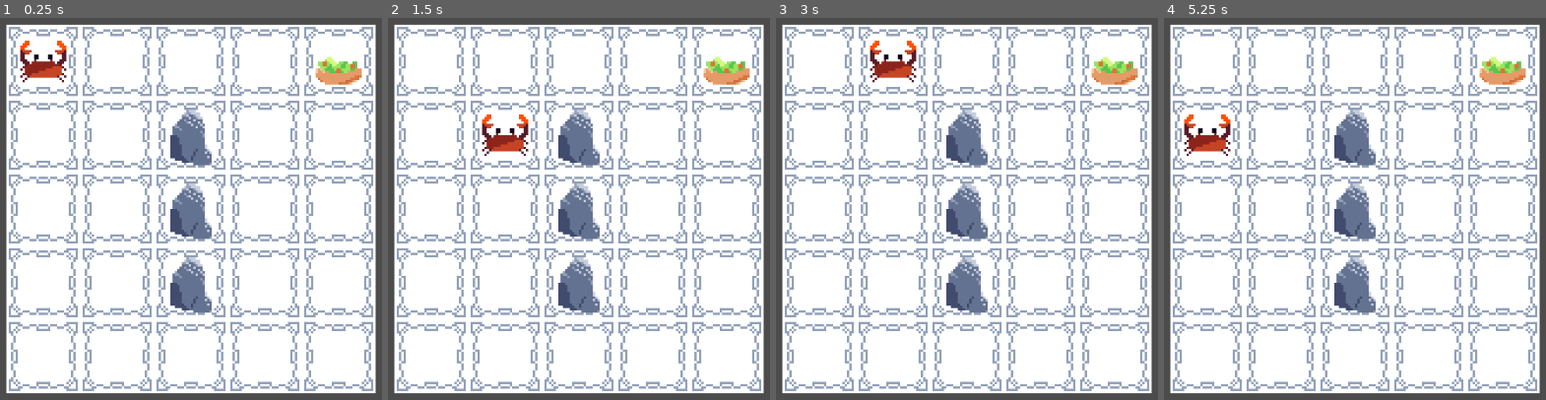
Above: before the commit, frames 1-4 (left to right).
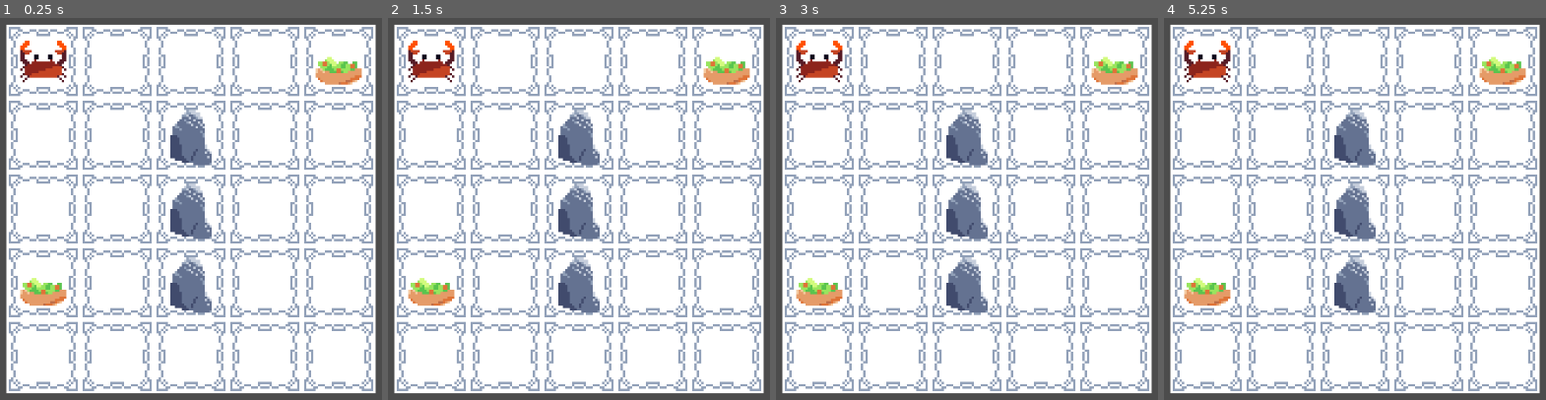
Above: after the commit, the same moments.

Repository: SimplyXtra/The-Crab-Is-Back
Game: Godot game, scene res://renderer/renderer.tscn
The game is run twice, just before and just after one commit, with the same random seed, the same clock (stepped at 60 frames per second) and the same inputs.
Inputs:
- Up to frame 1 (0.25 s): no input
- Up to frame 2 (1.5 s): tap Enter at 0.5 s; hold Right (ui_right) 0.53-1.28 s; tap Space at 1.25 s; hold Down (ui_down) from 1.28 s (still down)
- Up to frame 3 (3 s): tap Enter at 2 s; release Down (ui_down) at 2.03 s; hold Right (ui_right) 2.03-2.78 s; tap Space at 2.75 s; hold Up (ui_up) from 2.78 s (still down)
- Up to frame 4 (5.25 s): tap Enter at 3.5 s; release Up (ui_up) at 3.53 s; hold Left (ui_left) 3.53-5.03 s; tap Space at 4.25 s; hold Down (ui_down) from 5.03 s (still down)

The runs differ from the first frame. In frame 1, 0.7% of the frame differs, in the area x 5-18%, y 68-76%; in frame 2, 2.2%; in frame 3, 2.2%, in the area x 5-37%, y 5-76%; in frame 4, 2.2%.

Commit message:
WASD movement + Robust grid signals
Changed movement to wasd and made signals referencing changing tiles to direct specific tiles

Diff:
--- a/Main.gd
+++ b/Main.gd
@@ -5,7 +5,7 @@
 var mapSize := Vector2(5, 5)
 
 var map = []
-signal tile_changed(oldItem)
+signal tile_changed(oldItem, tilePosition)
 #List of things: food, rock
 
 func _ready():
@@ -30,9 +30,9 @@
 func tile_set_item(tile, item):
 	var oldItem = map[tile.y][tile.x]
 	map[tile.y][tile.x] = item
-	emit_signal("tile_changed", oldItem)
+	emit_signal("tile_changed", oldItem, tile)
 
 func tile_clear(tile):
 	var oldItem = map[tile.y][tile.x]
 	map[tile.y][tile.x] = null
-	emit_signal("tile_changed", oldItem)
+	emit_signal("tile_changed", oldItem, tile)
--- a/player/player.gd
+++ b/player/player.gd
@@ -1,7 +1,7 @@
 extends Node2D
 
 var playerTilePosition := Vector2.ZERO
-var inventoryItems := ["stone", "wood", ""]
+var inventoryItems := ["stone", "wood", "food"]
 
 func _process(_delta):
 	playerTilePosition = move()
@@ -14,21 +14,21 @@
 
 	#Check movement location
 	var tileItem = Main.get_tile_item(newTilePosition)
-	if tileItem == "food":
+	if tileItem == "food_i":
 		Main.tile_clear(newTilePosition)
 		print("yum")
-	elif tileItem == "rock":
+	elif tileItem == "rock_r":
 		return playerTilePosition
 	return newTilePosition
 
 func get_tile_movement():
 	var movement := Vector2(0, 0)
-	if Input.is_action_just_pressed("ui_up"):
+	if Input.is_action_just_pressed("move_up"):
 		movement.y -= 1
-	if Input.is_action_just_pressed("ui_down"):
+	if Input.is_action_just_pressed("move_down"):
 		movement.y += 1
-	if Input.is_action_just_pressed("ui_left"):
+	if Input.is_action_just_pressed("move_left"):
 		movement.x -= 1
-	if Input.is_action_just_pressed("ui_right"):
+	if Input.is_action_just_pressed("move_right"):
 		movement.x += 1
 	return movement
--- a/project.godot
+++ b/project.godot
@@ -46,6 +46,29 @@
 "svg/scale": 1.0
 }
 
+[input]
+
+move_up={
+"deadzone": 0.5,
+"events": [ Object(InputEventKey,"resource_local_to_scene":false,"resource_name":"","device":0,"alt":false,"shift":false,"control":false,"meta":false,"command":false,"pressed":false,"scancode":0,"physical_scancode":87,"unicode":0,"echo":false,"script":null)
+ ]
+}
+move_down={
+"deadzone": 0.5,
+"events": [ Object(InputEventKey,"resource_local_to_scene":false,"resource_name":"","device":0,"alt":false,"shift":false,"control":false,"meta":false,"command":false,"pressed":false,"scancode":0,"physical_scancode":83,"unicode":0,"echo":false,"script":null)
+ ]
+}
+move_left={
+"deadzone": 0.5,
+"events": [ Object(InputEventKey,"resource_local_to_scene":false,"resource_name":"","device":0,"alt":false,"shift":false,"control":false,"meta":false,"command":false,"pressed":false,"scancode":0,"physical_scancode":65,"unicode":0,"echo":false,"script":null)
+ ]
+}
+move_right={
+"deadzone": 0.5,
+"events": [ Object(InputEventKey,"resource_local_to_scene":false,"resource_name":"","device":0,"alt":false,"shift":false,"control":false,"meta":false,"command":false,"pressed":false,"scancode":0,"physical_scancode":68,"unicode":0,"echo":false,"script":null)
+ ]
+}
+
 [mono]
 
 project/assembly_name="The Crab Is Back"
--- a/renderer/renderer.gd
+++ b/renderer/renderer.gd
@@ -11,12 +11,22 @@
 
 var rng = RandomNumberGenerator.new()
 
+var items = {
+	"food" : "food_i",
+	"rock" : "rock_i"
+}
+
+var resources = {
+	"rock" : "rock_r"
+}
+
 func _ready():
 	camera.position = tileset.size / 2
 	camera.zoom = Vector2.ONE / Main.tileScale
 	place_rock(Vector2(2, 1))
 	place_rock(Vector2(2, 2))
 	place_rock(Vector2(2, 3))
+	place_food()
 	place_food()
 
 func place_rock(rockPosition):
@@ -25,7 +35,7 @@
 	var world = get_tree().current_scene
 	world.add_child(rockInstance)
 	rockInstance.position = rockPosition * Main.tileSize
-	Main.tile_set_item(rockPosition, "rock")
+	Main.tile_set_item(rockPosition, resources["rock"])
 
 func place_food():
 	var salad = food.instance()
@@ -40,6 +50,7 @@
 	var world = get_tree().current_scene
 	world.add_child(salad)
 	salad.position = foodPosition * Main.tileSize
+	salad.tilePosition = foodPosition
 	salad.connect("deleted", self, "place_food")
 
-	Main.tile_set_item(foodPosition, "food")
+	Main.tile_set_item(foodPosition, items["food"])
--- a/resources/food/food.gd
+++ b/resources/food/food.gd
@@ -1,11 +1,12 @@
 extends Sprite
 
+var tilePosition := Vector2.ZERO
 signal deleted
 
 func _ready():
 	Main.connect("tile_changed", self, "delete")
 
-func delete(oldItem):
-	if oldItem == "food":
+func delete(oldItem, itemTilePosition):
+	if oldItem == "food_i" and itemTilePosition == tilePosition:
 		emit_signal("deleted")
 		queue_free()
